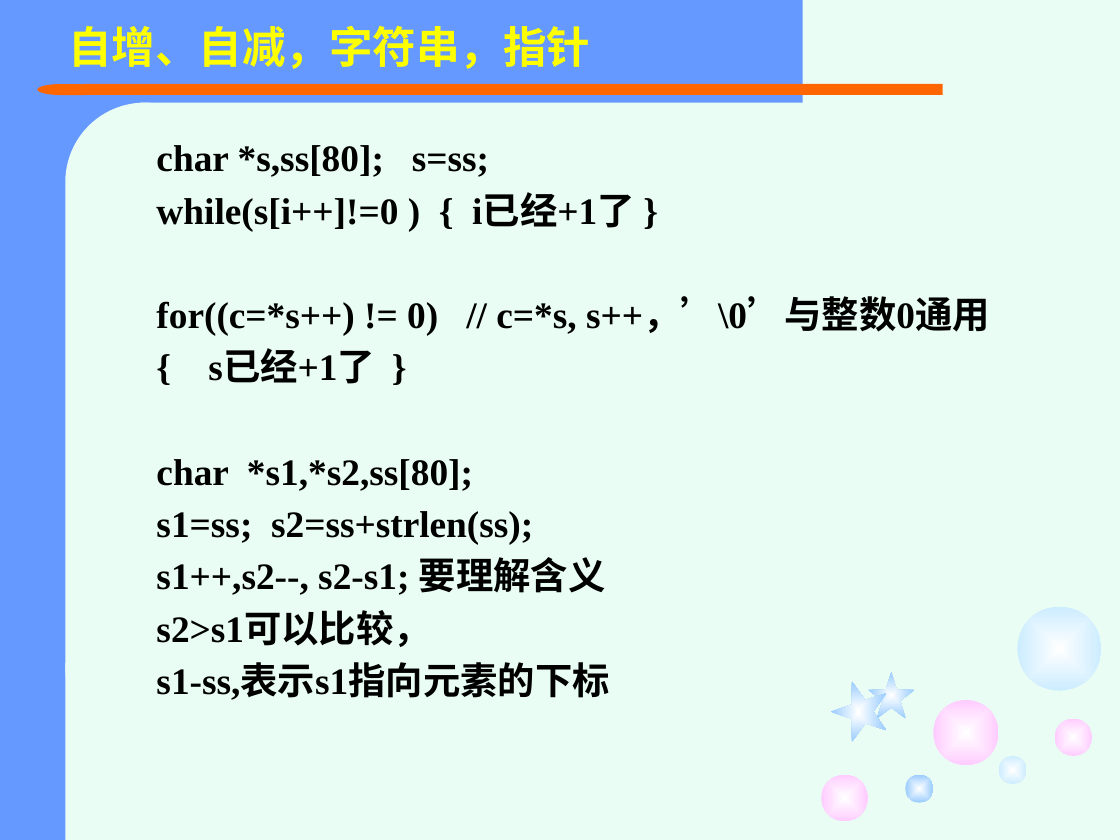
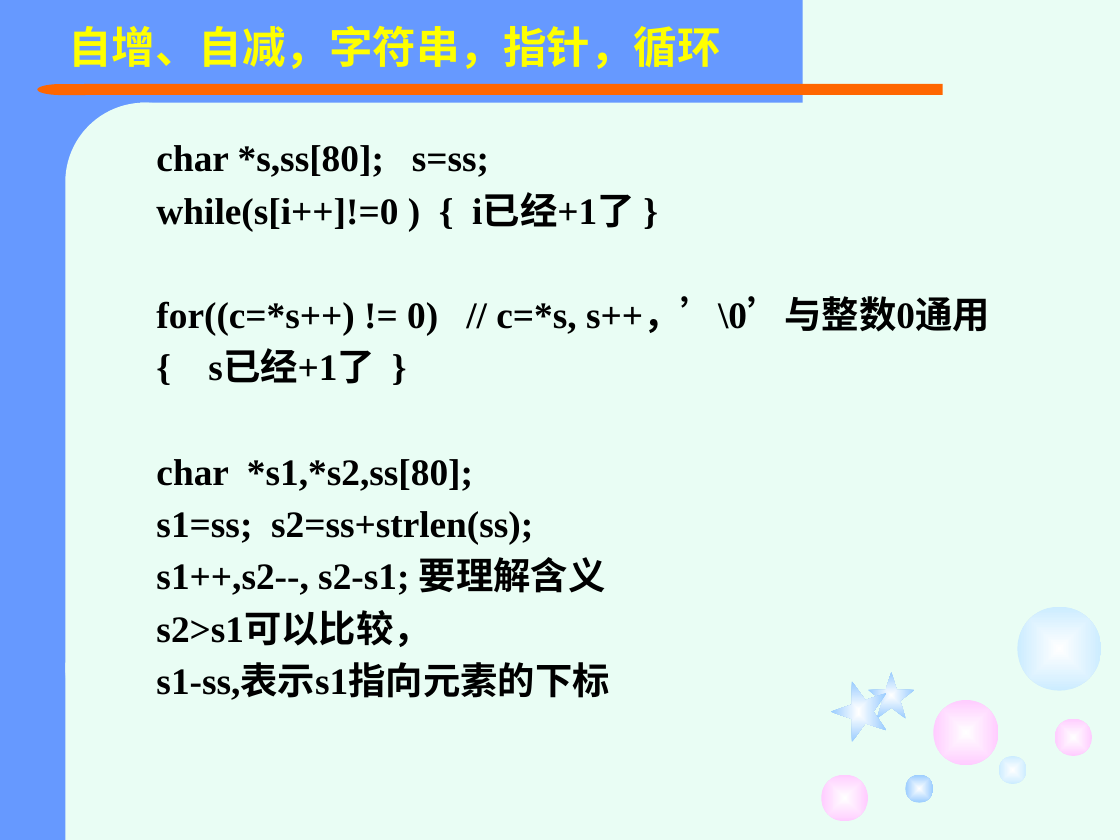
Before and after one commit to jtrfid/C-Repositories, a slide deck: slide 21 of 2015备课/课件/复习.pptx (slide 26 before the commit). Drawn at 1120x840 pixels with LibreOffice and Linux fonts; fonts in the diff are those of the drawing. Boxes give left, top, right and bottom in pixels: in the first picture for what was removed or moved away, otherwise in the second. Text is boxed around its words. In the diff, an @@ line names an element or a change of style, - is before the commit and + after.

```diff
--- a/2015备课/课件/复习.pptx
+++ b/2015备课/课件/复习.pptx
@@ text at [68,25,720,69]: text changed @@
-自增、自减，字符串，指针
+自增、自减，字符串，指针，循环
```
Also in this commit, not shown: 10 other slides changed, 8 slides removed.
